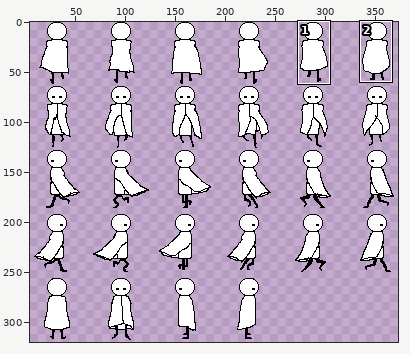
Sprite sheet, stored at images/character/player.png. The first picture is a wide view before the edit; the outline marks the close-up.
Close-up. Before:
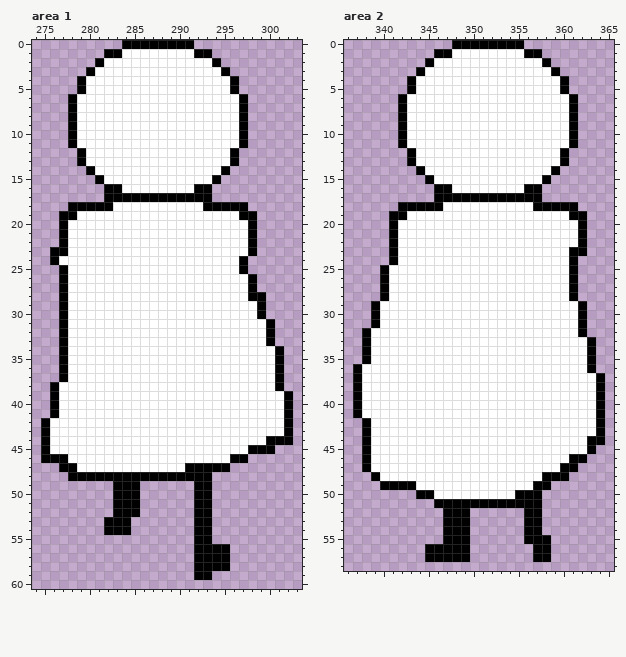
The file is 384x320 pixels. Pixels under 10% opacity are left out. Colours within 5 levels of each other are drawn and written as one. Shown: area 1: x 274..303, y 0..60; area 2: x 336..365, y 0..58. The wide view leaves out empty margins. The commit also changed other parts of the picture, which this record leaves out.
Once edited:
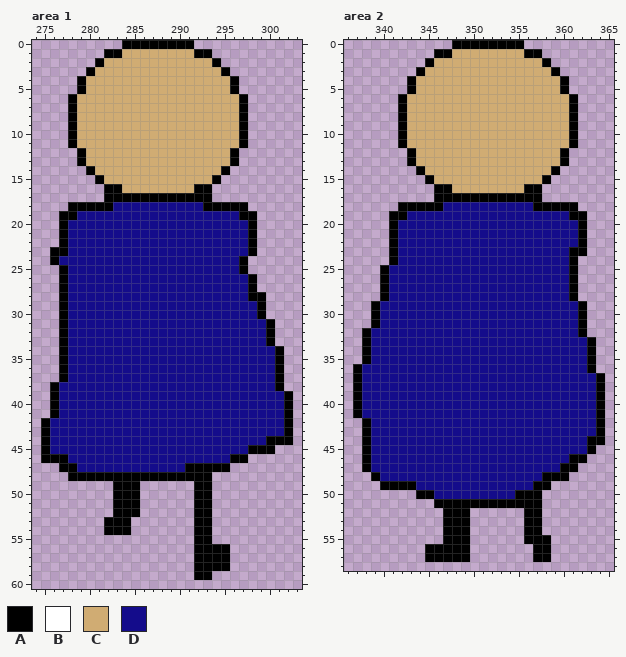
Palette (. is transparent): A #000000  B #ffffff  C #d0ac73  D #140c8b
What changed:
Changed rows in their new state; - is an unchanged pixel.
Area 1:
first column x 276:
 1 --------CCCCCCCC----------
 2 ------CCCCCCCCCCCC--------
 3 -----CCCCCCCCCCCCCC-------
 4 ----CCCCCCCCCCCCCCCC------
 5 ----CCCCCCCCCCCCCCCC------
 6 ---CCCCCCCCCCCCCCCCCC-----
 7 ---CCCCCCCCCCCCCCCCCC-----
 8 ---CCCCCCCCCCCCCCCCCC-----
 9 ---CCCCCCCCCCCCCCCCCC-----
10 ---CCCCCCCCCCCCCCCCCC-----
11 ---CCCCCCCCCCCCCCCCCC-----
12 ----CCCCCCCCCCCCCCCC------
13 ----CCCCCCCCCCCCCCCC------
14 -----CCCCCCCCCCCCCC-------
15 ------CCCCCCCCCCCC--------
16 --------CCCCCCCC----------
18 -------DDDDDDDDDD---------
19 ---DDDDDDDDDDDDDDDDDD-----
20 --DDDDDDDDDDDDDDDDDDDD----
21 --DDDDDDDDDDDDDDDDDDDD----
22 --DDDDDDDDDDDDDDDDDDDD----
23 --DDDDDDDDDDDDDDDDDDDD----
24 -DDDDDDDDDDDDDDDDDDDD-----
25 --DDDDDDDDDDDDDDDDDDD-----
26 --DDDDDDDDDDDDDDDDDDDD----
27 --DDDDDDDDDDDDDDDDDDDD----
28 --DDDDDDDDDDDDDDDDDDDD----
29 --DDDDDDDDDDDDDDDDDDDDD---
30 --DDDDDDDDDDDDDDDDDDDDD---
31 --DDDDDDDDDDDDDDDDDDDDDD--
32 --DDDDDDDDDDDDDDDDDDDDDD--
33 --DDDDDDDDDDDDDDDDDDDDDD--
34 --DDDDDDDDDDDDDDDDDDDDDDD-
35 --DDDDDDDDDDDDDDDDDDDDDDD-
36 --DDDDDDDDDDDDDDDDDDDDDDD-
37 --DDDDDDDDDDDDDDDDDDDDDDD-
38 -DDDDDDDDDDDDDDDDDDDDDDDD-
39 -DDDDDDDDDDDDDDDDDDDDDDDDD
40 -DDDDDDDDDDDDDDDDDDDDDDDDD
41 -DDDDDDDDDDDDDDDDDDDDDDDDD
42 DDDDDDDDDDDDDDDDDDDDDDDDDD
43 DDDDDDDDDDDDDDDDDDDDDDDDDD
44 DDDDDDDDDDDDDDDDDDDDDDDD--
45 DDDDDDDDDDDDDDDDDDDDDD----
46 --DDDDDDDDDDDDDDDDDD------
47 ---DDDDDDDDDDDD-----------
Area 2:
first column x 338:
 1 ----------CCCCCCCC--------
 2 --------CCCCCCCCCCCC------
 3 -------CCCCCCCCCCCCCC-----
 4 ------CCCCCCCCCCCCCCCC----
 5 ------CCCCCCCCCCCCCCCC----
 6 -----CCCCCCCCCCCCCCCCCC---
 7 -----CCCCCCCCCCCCCCCCCC---
 8 -----CCCCCCCCCCCCCCCCCC---
 9 -----CCCCCCCCCCCCCCCCCC---
10 -----CCCCCCCCCCCCCCCCCC---
11 -----CCCCCCCCCCCCCCCCCC---
12 ------CCCCCCCCCCCCCCCC----
13 ------CCCCCCCCCCCCCCCC----
14 -------CCCCCCCCCCCCCC-----
15 --------CCCCCCCCCCCC------
16 ----------CCCCCCCC--------
18 ---------DDDDDDDDDD-------
19 -----DDDDDDDDDDDDDDDDDD---
20 ----DDDDDDDDDDDDDDDDDDDD--
21 ----DDDDDDDDDDDDDDDDDDDD--
22 ----DDDDDDDDDDDDDDDDDDDD--
23 ----DDDDDDDDDDDDDDDDDDD---
24 ----DDDDDDDDDDDDDDDDDDD---
25 ---DDDDDDDDDDDDDDDDDDDD---
26 ---DDDDDDDDDDDDDDDDDDDD---
27 ---DDDDDDDDDDDDDDDDDDDD---
28 ---DDDDDDDDDDDDDDDDDDDD---
29 --DDDDDDDDDDDDDDDDDDDDDD--
30 --DDDDDDDDDDDDDDDDDDDDDD--
31 --DDDDDDDDDDDDDDDDDDDDDD--
32 -DDDDDDDDDDDDDDDDDDDDDDD--
33 -DDDDDDDDDDDDDDDDDDDDDDDD-
34 -DDDDDDDDDDDDDDDDDDDDDDDD-
35 -DDDDDDDDDDDDDDDDDDDDDDDD-
36 DDDDDDDDDDDDDDDDDDDDDDDDD-
37 DDDDDDDDDDDDDDDDDDDDDDDDDD
38 DDDDDDDDDDDDDDDDDDDDDDDDDD
39 DDDDDDDDDDDDDDDDDDDDDDDDDD
40 DDDDDDDDDDDDDDDDDDDDDDDDDD
41 DDDDDDDDDDDDDDDDDDDDDDDDDD
42 -DDDDDDDDDDDDDDDDDDDDDDDDD
43 -DDDDDDDDDDDDDDDDDDDDDDDDD
44 -DDDDDDDDDDDDDDDDDDDDDDDD-
45 -DDDDDDDDDDDDDDDDDDDDDDDD-
46 -DDDDDDDDDDDDDDDDDDDDDD---
47 -DDDDDDDDDDDDDDDDDDDDD----
48 --DDDDDDDDDDDDDDDDDD------
49 ------DDDDDDDDDDDDD-------
50 --------DDDDDDDDD---------
Where, in picture pixels (left, top, right, bottom), the same in both close-ups:
changed: (50, 49, 284, 472)
changed: (362, 49, 596, 499)
